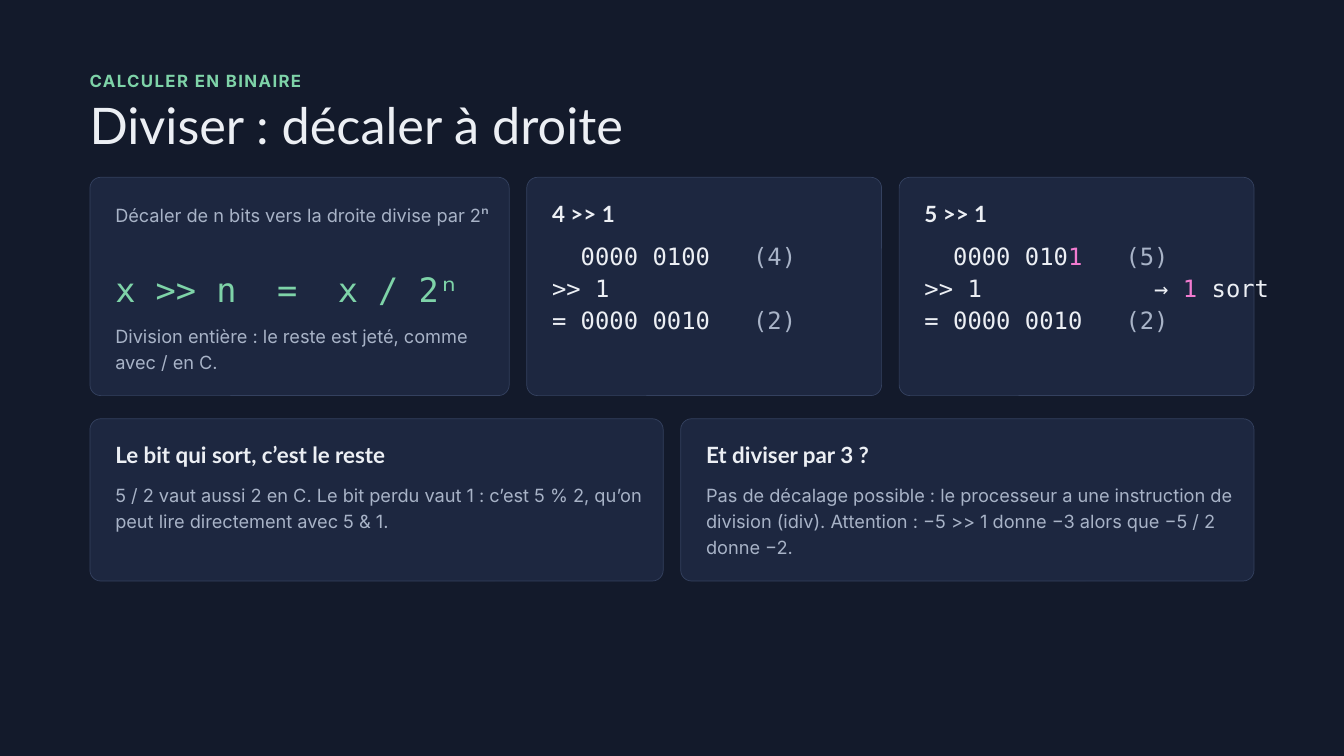
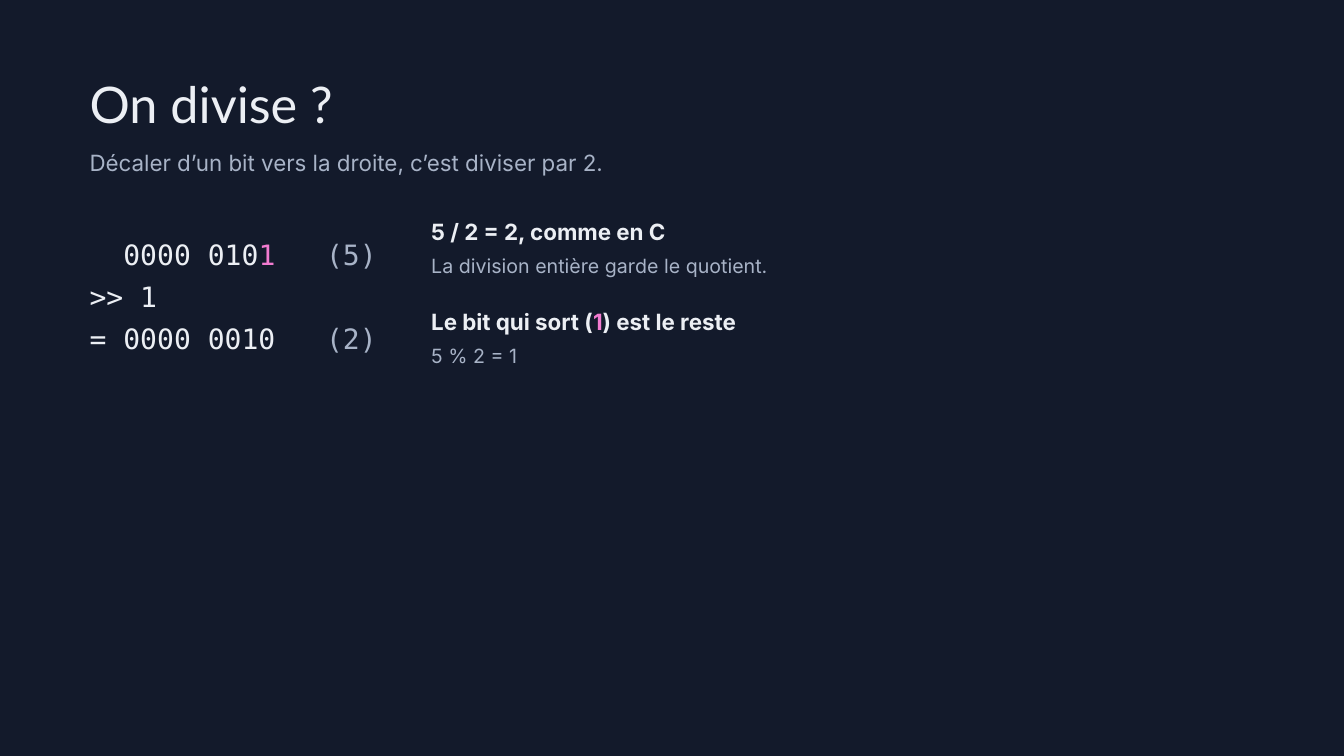
Before and after one commit to Blaeste/42-know, a slide deck: slide 13 of Les bases du C… ou pas.pptx (slide 6 before the commit). Drawn at 1344x756 pixels with LibreOffice and Linux fonts; fonts in the diff are those of the drawing. Boxes give left, top, right and bottom in pixels: in the first picture for what was removed or moved away, otherwise in the second. Text is boxed around its words. In the diff, an @@ line names an element or a change of style, - is before the commit and + after.

```diff
--- a/Les bases du C… ou pas.pptx
+++ b/Les bases du C… ou pas.pptx
@@ text removed at [90,74,301,87] @@
-CALCULER EN BINAIRE
@@ title added at [90,86,297,124], 36 pt, text #ECEFF4 @@
+On divise ?
@@ title removed at [90,107,623,145] @@
-Diviser : décaler à droite
@@ rounded rectangle removed at [90,177,509,396] @@
@@ text added at [90,154,603,176], 16 pt, text #A8B3C7 @@
+Décaler d’un bit vers la droite, c’est diviser par 2.
@@ rounded rectangle removed at [527,177,882,396] @@
@@ rounded rectangle removed at [899,177,1254,396] @@
@@ text removed at [115,208,489,226] @@
-Décaler de n bits vers la droite divise par 2ⁿ
@@ text removed at [552,205,615,222] @@
-4 >> 1
@@ text "0000 0101 (5)": place and size @@
-text "0000 0101 (5)" at [953,247,1269,332]
+text "0000 0101 (5)" at [123,244,377,353]
@@ text added at [431,223,666,245], 16 pt, text #ECEFF4, bold @@
+5 / 2 = 2, comme en C
@@ text at [123,244,377,353]: size 17 to 20 pt in "0000 0101 (5)", "= 0000 0010 (2)"; line spacing 22.9pt to 30pt @@
@@ text added at [431,258,768,277], 14 pt, text #A8B3C7 @@
+La division entière garde le quotient.
@@ text removed at [581,247,796,332] @@
-0000 0100 (4)
->> 1
-= 0000 0010 (2)
@@ text removed at [115,277,459,302] @@
-x >> n = x / 2ⁿ
@@ text at [140,286,157,307]: text changed; size 17 to 20 pt @@
->> 1 → 1 sort
+>> 1
@@ text removed at [115,329,468,369] @@
-Division entière : le reste est jeté, comme avec / en C.
@@ text at [431,312,736,335]: text changed; font Lato to Inter @@
-Le bit qui sort, c’est le reste
+Le bit qui sort (1) est le reste
@@ text at [431,348,517,363]: text changed; size 16 to 14 pt; font Lato to Inter; text colour #ECEFF4 to #A8B3C7; bold off @@
-5 >> 1
+5 % 2 = 1
@@ rounded rectangle removed at [90,418,663,581] @@
@@ rounded rectangle removed at [681,418,1254,581] @@
@@ text removed at [706,446,853,467] @@
-Et diviser par 3 ?
@@ text removed at [115,488,641,532] @@
-5 / 2 vaut aussi 2 en C. Le bit perdu vaut 1 : c’est 5 % 2, qu’on peut lire directement avec 5 & 1.
@@ text removed at [706,488,1232,554] @@
-Pas de décalage possible : le processeur a une instruction de division (idiv). Attention : −5 >> 1 donne −3 alors que −5 / 2 donne −2.
```
Also in this commit, not shown: 8 other slides changed, 12 slides added, 13 slides removed, 3 other files.
